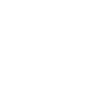
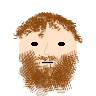
Two versions of the same layered image (96×96). Layer-by-layer changes:
added layer "head_1" above "Pasted Layer" over [13, 11, 83, 96]
hid "Pasted Layer", painted on it over [19, 17, 77, 79]
